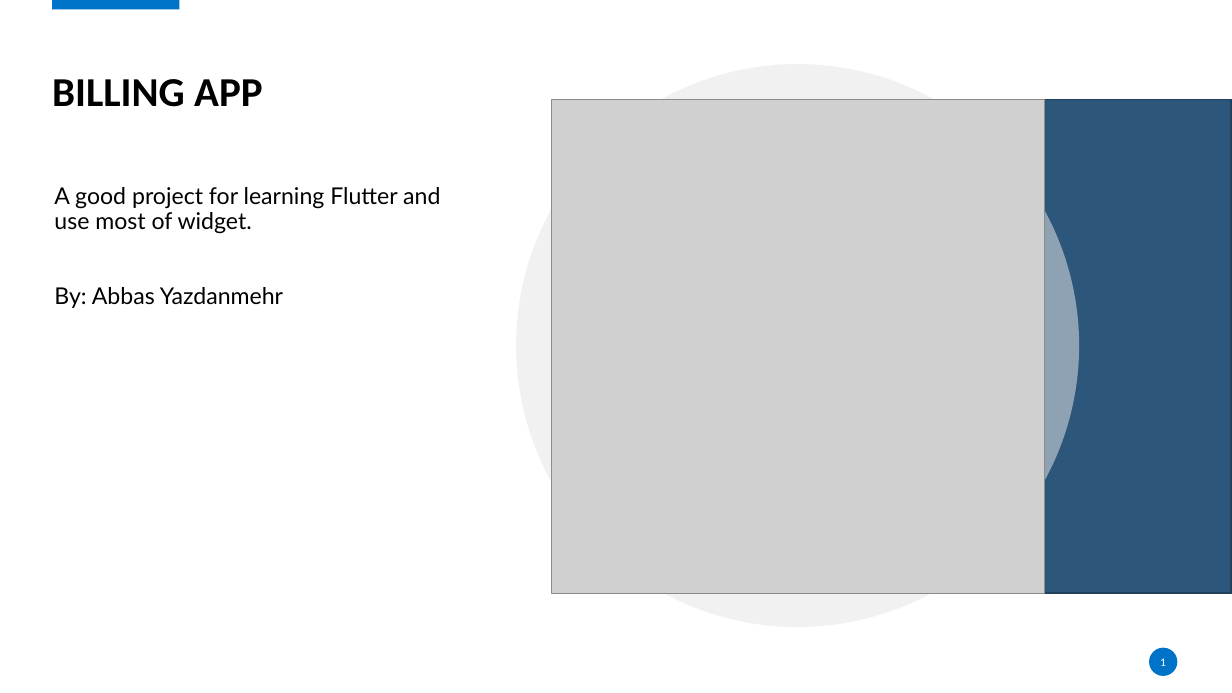
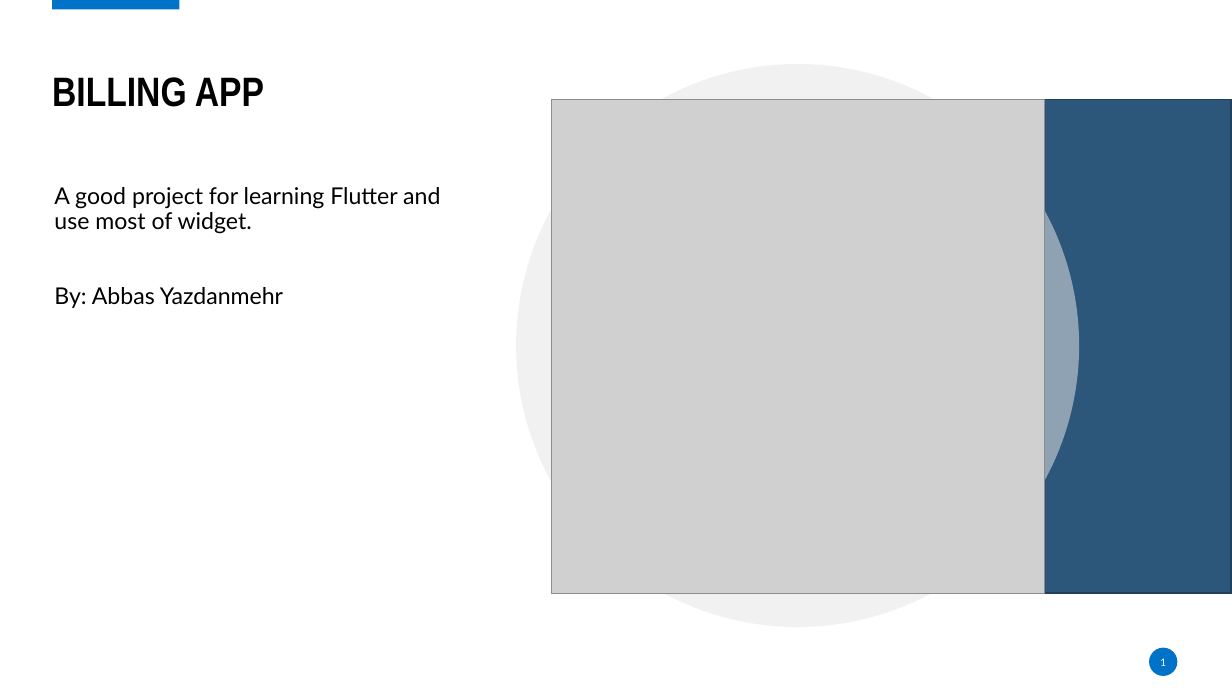
Before and after one commit to abbasyazdanmehr/billing-app-flutter, a slide deck: slide 1 of Billing app.pptx. Drawn at 1232x693 pixels with LibreOffice and Linux fonts; fonts in the diff are those of the drawing; grey boxes stand for pictures; background and template pictures are left out. Boxes give left, top, right and bottom in pixels: in the first picture for what was removed or moved away, otherwise in the second. Text is boxed around its words. In the diff, an @@ line names an element or a change of style, - is before the commit and + after.

```diff
--- a/Billing app.pptx
+++ b/Billing app.pptx
@@ title "BILLING APP" at (x1=52, y1=77, x2=264, y2=107): font Calibri to Arial Narrow @@
```
Also in this commit, not shown: 1 other slide changed, 9 slides added, 2 other files.
